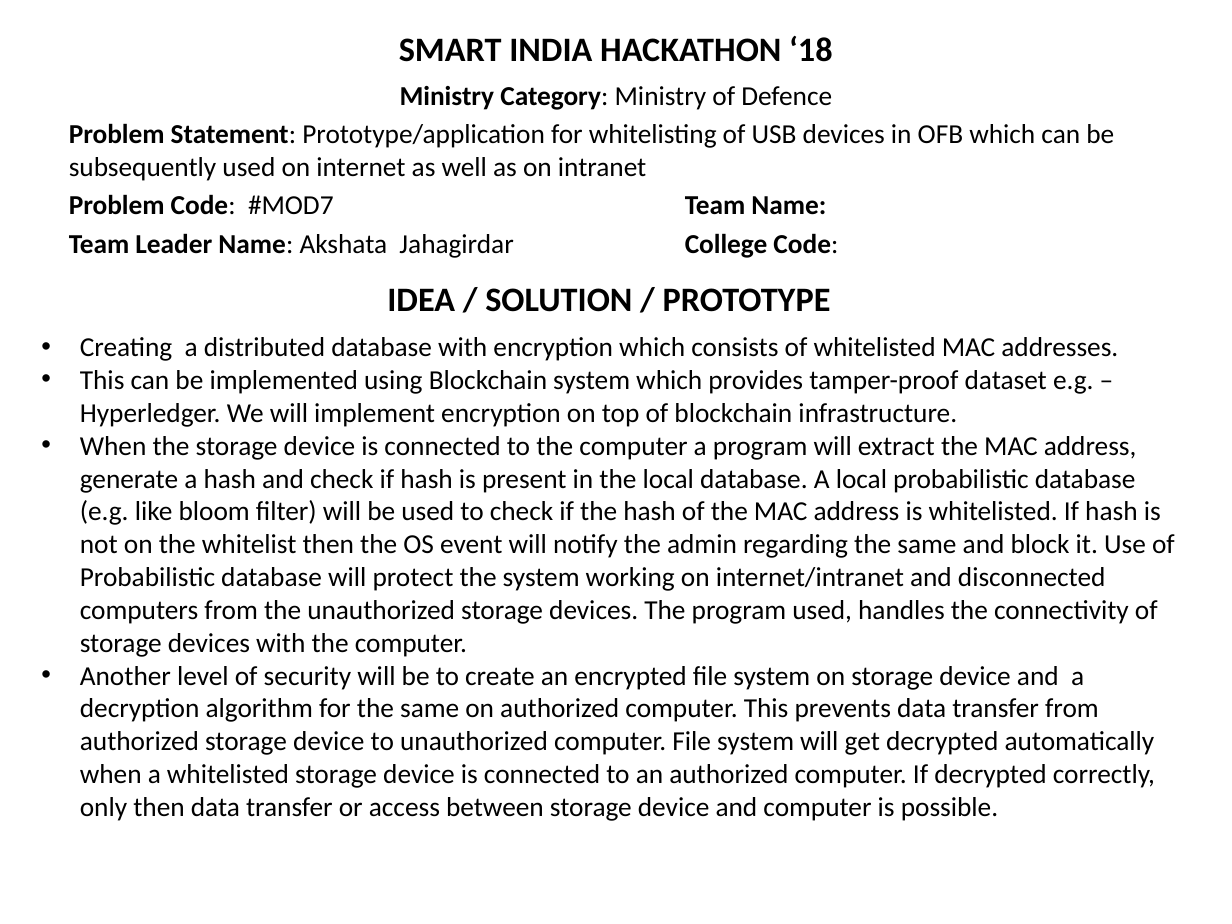
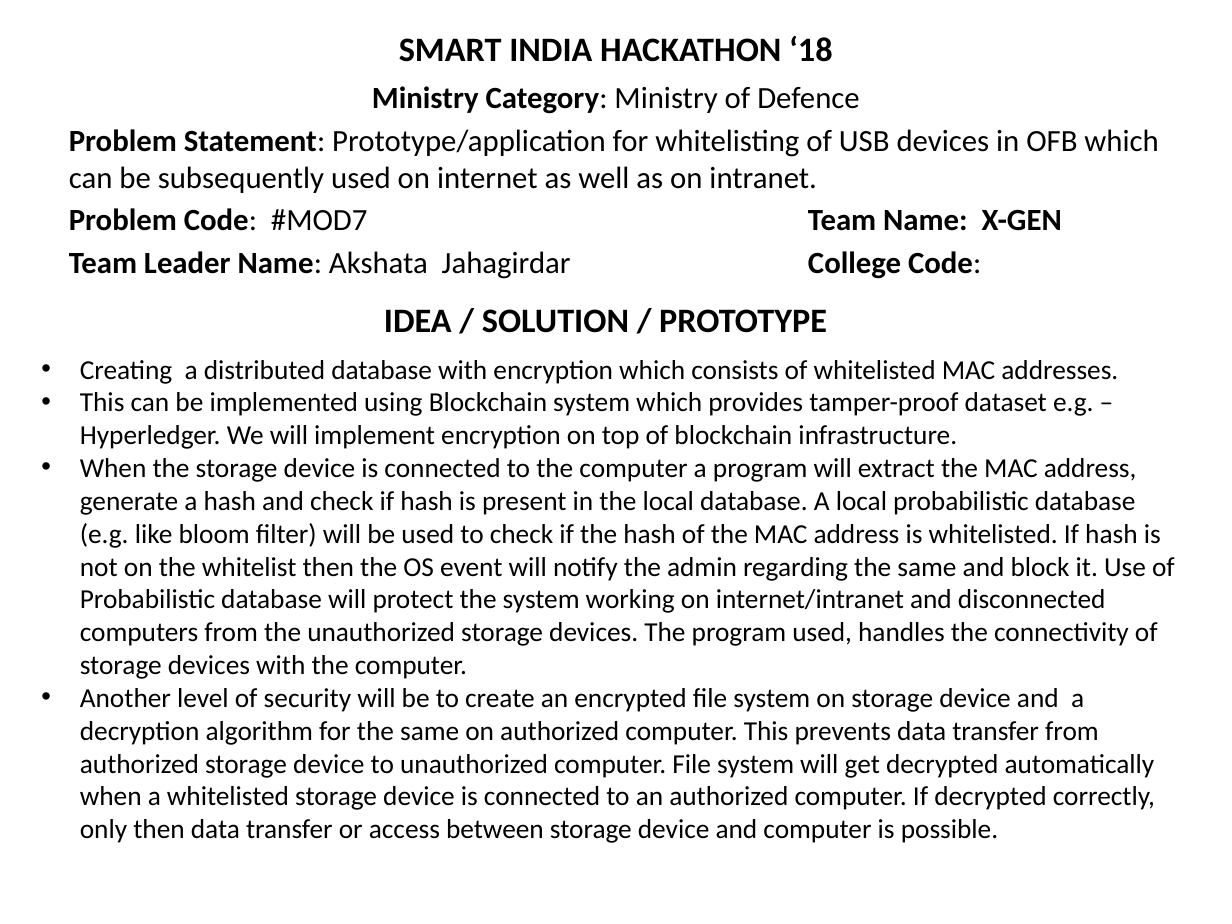
Before and after one commit to Dashree/sih2018, a slide deck: slide 1 of Gov_templates/USB_whitelist.pptx. Drawn at 1232x924 pixels with LibreOffice and Linux fonts; fonts in the diff are those of the drawing. Boxes give left, top, right and bottom in pixels: in the first picture for what was removed or moved away, otherwise in the second. Text is boxed around its words. In the diff, an @@ line names an element or a change of style, - is before the commit and + after.

```diff
--- a/Gov_templates/USB_whitelist.pptx
+++ b/Gov_templates/USB_whitelist.pptx
@@ text at [69,86,981,279]: size 16 to 18 pt in "Ministry Category: Ministry of Defence", "Team Leader Name: Akshata Jahagirdar College Code:" @@
@@ text at [69,129,1158,231]: text changed; size 16 to 18 pt @@
-Problem Statement: Prototype/application for whitelisting of USB devices in OFB which can be subsequently used on internet as well as on intranet
-Problem Code: #MOD7 Team Name:
+Problem Statement: Prototype/application for whitelisting of USB devices in OFB which can be subsequently used on internet as well as on intranet.
+Problem Code: #MOD7 Team Name: X-GEN
@@ text "IDEA / SOLUTION / PROTOTYPE": place and size @@
-text "IDEA / SOLUTION / PROTOTYPE" at [387,288,831,312]
+text "IDEA / SOLUTION / PROTOTYPE" at [384,309,827,333]
@@ text "Creating a distributed database with ...": place and size @@
-text "Creating a distributed database with ..." at [80,337,1175,821]
+text "Creating a distributed database with ..." at [80,360,1175,843]
```
Also in this commit, not shown: 1 other slide changed.
